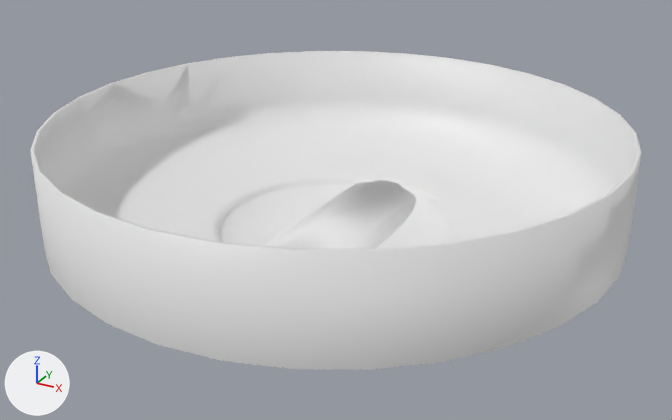
A saved change to the OBJ model models/donutlevel.obj.
Rendered twice from a camera (50 mm lens) standing at (47.0, -87.8, 43.7) and looking at (-1.1, -0.3, 0.0). Lighting does not change. The marker at lower left points along +X, +Y and +Z. Where no turn or scale is listed for an object, it has been applied to the vertices. Vertices at the same position are counted once.

The first picture shows 'Cube.001_Cube.000'.
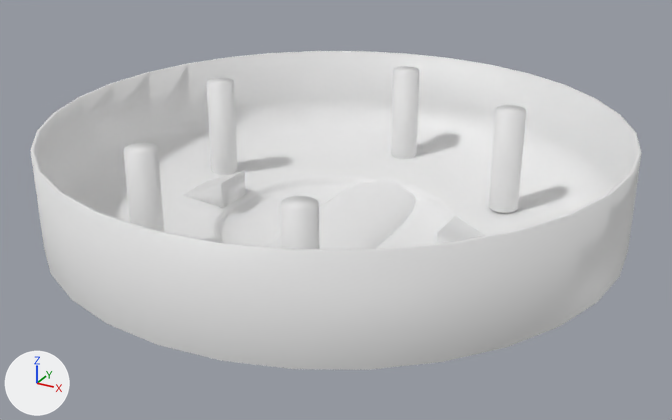
The newer file is also rescaled (x1.152), turned or shifted as a whole; pictures and numbers use the older file's frame.

Changed parts and their boxes (x1, y1, x2, y2) in the pictures (672 x 420 px):
part 1 of me_cube_001_cube_000, added: after (391, 66, 420, 159)
part 2 of me_cube_001_cube_000, added: after (206, 78, 238, 175)
part 3 of me_cube_001_cube_000, added: after (123, 143, 164, 231)
part 4 of me_cube_001_cube_000, added: after (280, 196, 319, 249)
part 5 of me_cube_001_cube_000, added: after (489, 105, 526, 213)
part 6 of me_cube_001_cube_000, added: after (183, 170, 246, 208)
part 7 of me_cube_001_cube_000, added: after (437, 216, 485, 244)

The change, as a diff of the scene's bpy script:
```diff
--- a/models/donutlevel.obj.py
+++ b/models/donutlevel.obj.py
@@ me_cube_001_cube_000 @@
 # used by ob_cube_001_cube_000; location = (0.0, 0.0, 0.0)
-me_cube_001_cube_000.from_pydata(...)  # 500 vertices, 962 faces; spans x -35.0..31.5, y -32.4..34.1, z -5.1..10.3
+me_cube_001_cube_000.from_pydata(...)  # 668 vertices, 1182 faces; spans x -35.0..31.5, y -32.4..34.1, z -5.1..10.9
+# me_cube_001_cube_000 part 1: a new loose piece of 32 vertices spanning x -5.6..-2.0, y 22.4..26.0, z -1.7..10.6
+# me_cube_001_cube_000 part 2: a new loose piece of 32 vertices spanning x -24.2..-20.6, y 5.6..9.2, z -1.7..10.6
+# me_cube_001_cube_000 part 3: a new loose piece of 32 vertices spanning x -16.7..-13.2, y -19.1..-15.6, z -1.7..10.6
+# me_cube_001_cube_000 part 4: a new loose piece of 32 vertices spanning x 5.2..8.8, y -23.6..-20.1, z -1.7..10.6
+# me_cube_001_cube_000 part 5: a new loose piece of 32 vertices spanning x 12.9..16.5, y 11.3..14.8, z -1.4..10.9
+# me_cube_001_cube_000 part 6: 6 vertices added at x -23.4..-15.9, y -2.4..2.7, z -2.2..1.2
+# me_cube_001_cube_000 part 7: 6 vertices added at x 12.5..20.0, y -2.3..2.8, z -2.4..1.0
```
